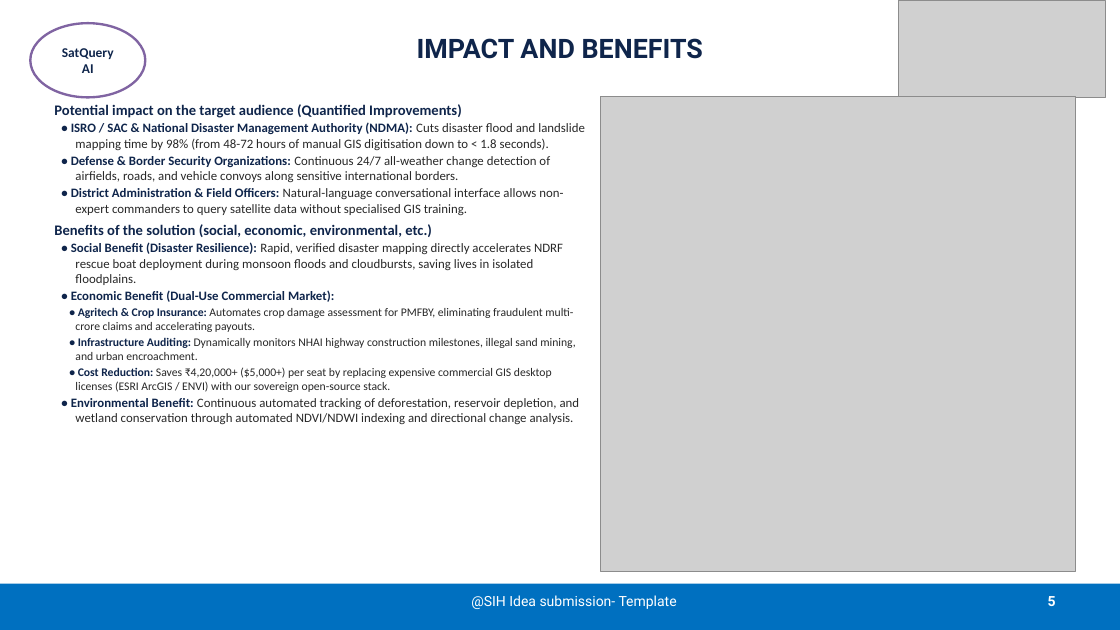
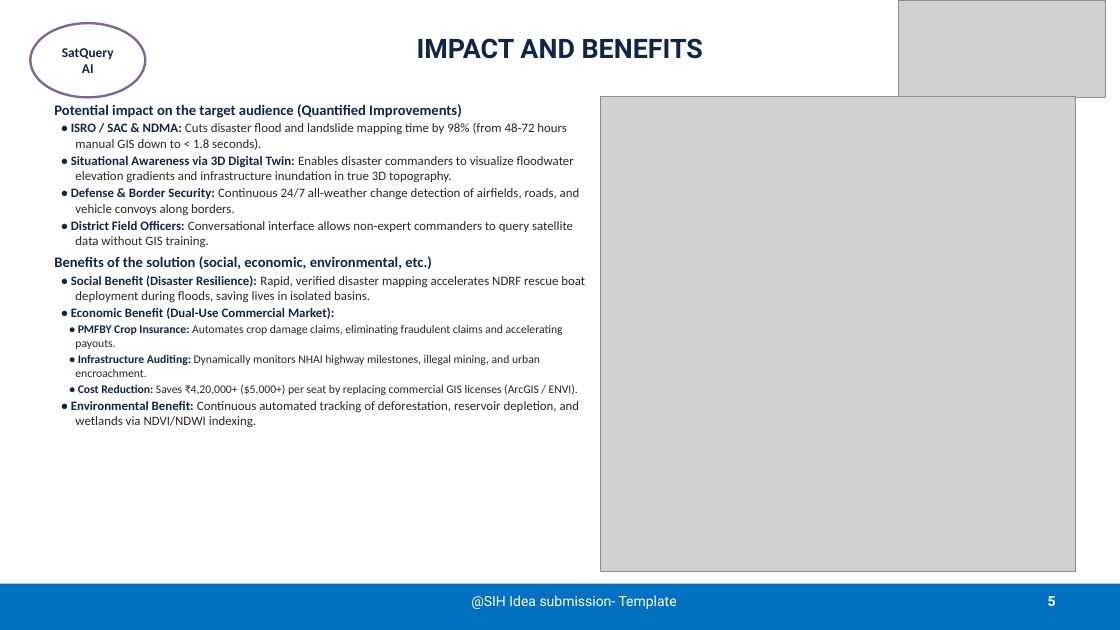
Before and after one commit to Shourya3113/SatQuery-AI-SIH-26, a slide deck: slide 5 of SIH2026-IDEA-Presentation-Format.pptx. Drawn at 1120x630 pixels with LibreOffice and Linux fonts; fonts in the diff are those of the drawing; grey boxes stand for pictures. Boxes give left, top, right and bottom in pixels: in the first picture for what was removed or moved away, otherwise in the second. Text is boxed around its words. In the diff, an @@ line names an element or a change of style, - is before the commit and + after.

Commit message:
feat(ppt): integrate 3D Cesium digital twin across slides and diagrams with enlarged legible fonts

```diff
--- a/SIH2026-IDEA-Presentation-Format.pptx
+++ b/SIH2026-IDEA-Presentation-Format.pptx
@@ text at box(71, 123, 580, 247): text changed @@
-• ISRO / SAC & National Disaster Management Authority (NDMA): Cuts disaster flood and landslide mapping time by 98% (from 48-72 hours of manual GIS digitisation down to < 1.8 seconds).
-• Defense & Border Security Organizations: Continuous 24/7 all-weather change detection of airfields, roads, and vehicle convoys along sensitive international borders.
-• District Administration & Field Officers: Natural-language conversational interface allows non-expert commanders to query satellite data without specialised GIS training.
+• ISRO / SAC & NDMA: Cuts disaster flood and landslide mapping time by 98% (from 48-72 hours manual GIS down to < 1.8 seconds).
+• Situational Awareness via 3D Digital Twin: Enables disaster commanders to visualize floodwater elevation gradients and infrastructure inundation in true 3D topography.
+• Defense & Border Security: Continuous 24/7 all-weather change detection of airfields, roads, and vehicle convoys along borders.
+• District Field Officers: Conversational interface allows non-expert commanders to query satellite data without GIS training.
@@ text at box(71, 275, 585, 302): text changed @@
-• Social Benefit (Disaster Resilience): Rapid, verified disaster mapping directly accelerates NDRF rescue boat deployment during monsoon floods and cloudbursts, saving lives in isolated floodplains.
+• Social Benefit (Disaster Resilience): Rapid, verified disaster mapping accelerates NDRF rescue boat deployment during floods, saving lives in isolated basins.
@@ text at box(71, 325, 580, 427): text changed @@
-• Agritech & Crop Insurance: Automates crop damage assessment for PMFBY, eliminating fraudulent multi-crore claims and accelerating payouts.
-• Infrastructure Auditing: Dynamically monitors NHAI highway construction milestones, illegal sand mining, and urban encroachment.
-• Cost Reduction: Saves ₹4,20,000+ ($5,000+) per seat by replacing expensive commercial GIS desktop licenses (ESRI ArcGIS / ENVI) with our sovereign open-source stack.
-• Environmental Benefit: Continuous automated tracking of deforestation, reservoir depletion, and wetland conservation through automated NDVI/NDWI indexing and directional change analysis.
+• PMFBY Crop Insurance: Automates crop damage claims, eliminating fraudulent claims and accelerating payouts.
+• Infrastructure Auditing: Dynamically monitors NHAI highway milestones, illegal mining, and urban encroachment.
+• Cost Reduction: Saves ₹4,20,000+ ($5,000+) per seat by replacing commercial GIS licenses (ArcGIS / ENVI).
+• Environmental Benefit: Continuous automated tracking of deforestation, reservoir depletion, and wetlands via NDVI/NDWI indexing.
```
Also in this commit, not shown: 3 other slides changed, 10 other files.
